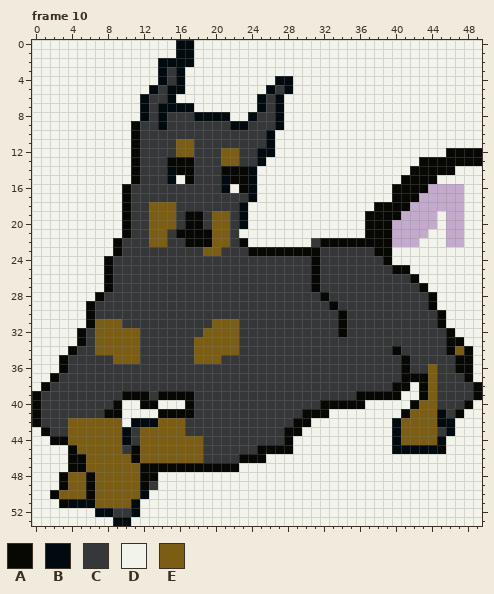
Two states of a animated GIF sprite, front/public/강아지/5 스테이지 강아지.gif. Above: the version before the commit.
The file is 50x54 pixels, 11 frames. Shown: frame 10. The commit also changed other frames, which this record leaves out.
Palette (. is transparent): A #070704  B #010a0f  C #353738  D #f2f3ea  E #7b5e13
Pixels before, frame 10 (only the part around the change), first column x 0:
 0 DDDDDDDDDDDDDDDDBBDDDDDDDDDDDDDDDDDDDDDDDDDDDDDDDD
 1 DDDDDDDDDDDDDDDDBBDDDDDDDDDDDDDDDDDDDDDDDDDDDDDDDD
 2 DDDDDDDDDDDDDDBBBBDDDDDDDDDDDDDDDDDDDDDDDDDDDDDDDD
 3 DDDDDDDDDDDDDDBCBDDDDDDDDDDDDDDDDDDDDDDDDDDDDDDDDD
 4 DDDDDDDDDDDDDDBCBDDDDDDDDDDBBDDDDDDDDDDDDDDDDDDDDD
 5 DDDDDDDDDDDDDBCBBDDDDDDDDDBCBDDDDDDDDDDDDDDDDDDDDD
 6 DDDDDDDDDDDDBCCBDDDDDDDDDBCBDDDDDDDDDDDDDDDDDDDDDD
 7 DDDDDDDDDDDDBCBBBBDDDDDDDBCBDDDDDDDDDDDDDDDDDDDDDD
 8 DDDDDDDDDDDDBCBCCCBBBBDDBCCBDDDDDDDDDDDDDDDDDDDDDD
 9 DDDDDDDDDDDACCBCCCCCCCBBCCCBDDDDDDDDDDDDDDDDDDDDDD
10 DDDDDDDDDDDACCCCCCCCCCCCCCBDDDDDDDDDDDDDDDDDDDDDDD
11 DDDDDDDDDDDACCCCEECCCCCCCCBDDDDDDDDDDDDDDDDDDDDDDD
12 DDDDDDDDDDDACCCCEECCCEECCBBDDDDDDDDDDDDDDDDDDDAAAA
13 DDDDDDDDDDDACCCAAACCCEECCBDDDDDDDDDDDDDDDDDAAAAAAA
14 DDDDDDDDDDDACCCBAACCCAAABDDDDDDDDDDDDDDDDDAAAAADDD
15 DDDDDDDDDDDACCCBDACCCBAABDDDDDDDDDDDDDDDDAAAADDDDD
16 DDDDDDDDDDACCCCCCCCCCBDABDDDDDDDDDDDDDDDAAAA....DD
17 DDDDDDDDDDACCCCCCCCCCCCCBDDDDDDDDDDDDDDDAAA.....DD
18 DDDDDDDDDDACCEEECCCCCCCBDDDDDDDDDDDDDDAAAA......DD
19 DDDDDDDDDDACCEEECAACEECBDDDDDDDDDDDDDAAAA....D..DD
20 DDDDDDDDDDACCEEECAACEECBDDDDDDDDDDDDDAAA.....D..DD
21 DDDDDDDDDDACCEECAAAAEECDDDDDDDDDDDDDDAAA....DD..DD
22 DDDDDDDDDACCCEECCAAAEECADDDDDDDCAAAAAAAA...DDD..DD
23 DDDDDDDDDACCCCCCCCCEECCCAAAAAAAACCCCCCAADDDDDDDDDD
24 DDDDDDDDACCCCCCCCCCCCCCCCCCCCCCACCCCCCCADDDDDDDDDD
25 DDDDDDDDACCCCCCCCCCCCCCCCCCCCCCACCCCCCCCAADDDDDDDD
26 DDDDDDDDACCCCCCCCCCCCCCCCCCCCCCACCCCCCCCCCADDDDDDD
27 DDDDDDDDACCCCCCCCCCCCCCCCCCCCCCACCCCCCCCCCCADDDDDD
28 DDDDDDDACCCCCCCCCCCCCCCCCCCCCCCCACCCCCCCCCCCADDDDD
29 DDDDDDACCCCCCCCCCCCCCCCCCCCCCCCCCACCCCCCCCCCADDDDD
30 DDDDDDACCCCCCCCCCCCCCCCCCCCCCCCCCCACCCCCCCCCCADDDD
31 DDDDDDAEEECCCCCCCCCCEEECCCCCCCCCCCACCCCCCCCCCADDDD
32 DDDDDACEEEEECCCCCCCEEEECCCCCCCCCCCACCCCCCCCCCCADDD
33 DDDDDACEEEEECCCCCCEEEEECCCCCCCCCCCCCCCCCCCCCCCAADD
34 DDDDACCEEEEECCCCCCEEEEECCCCCCCCCCCCCCCCCACCCCCAEAD
35 DDDACCCCCEEECCCCCCEEECCCCCCCCCCCCCCCCCCCCACCCCCAAD
36 DDDACCCCCCCCCCCCCCCCCCCCCCCCCCCCCCCCCCCCCACCECCAAD
37 DDACCCCCCCCCCCCCCCCCCCCCCCCCCCCCCCCCCCCCCAAAECCCAD
38 DACCCCCCCCCCCCCCCCCCCCCCCCCCCCCCCCCCCCCCAADAECCCCA
39 ACCCCCCCCCAAACAAAACCCCCCCCCCCCCCCCCCAAAAADDAECCCCA
40 ACCCCCCCCADDAADDDACCCCCCCCCCCCCCAAAAADDDDDAEECCCAD
41 ACCCCCCCAADDDDAAAACCCCCCCCCCCCAAADDDDDDDDAEEEBCADD
42 ACCCEEEEEEDBBBEEECCCCCCCCCCCCAADDDDDDDDDBEEEEBBDDD
43 DACCEEEEEEBCEEEEECCCCCCCCCCCAADDDDDDDDDDBEEEECBDDD
44 DDAAEEEEEEBCEEEEEEECCCCCCCCCADDDDDDDDDDDBEEEEBDDDD
45 DDDDAEEEEECAEEEEEEECCCCCCAAAADDDDDDDDDDDBBBBBADDDD
46 DDDDAAEEEEEAEEEEEEECCCCAAADDDDDDDDDDDDDDDDDDDDDDDD
47 DDDDAAEEEEEEAAAAAAAAAAADDDDDDDDDDDDDDDDDDDDDDDDDDD
48 DDDAEEAEEEEEAADDDDDDDDDDDDDDDDDDDDDDDDDDDDDDDDDDDD
49 DDDAEEAEEEEEACDDDDDDDDDDDDDDDDDDDDDDDDDDDDDDDDDDDD
50 DDAEEEAEEEEEBDDDDDDDDDDDDDDDDDDDDDDDDDDDDDDDDDDDDD
51 DDDABBBEEEEBDDDDDDDDDDDDDDDDDDDDDDDDDDDDDDDDDDDDDD
52 DDDDDDDBBCCBDDDDDDDDDDDDDDDDDDDDDDDDDDDDDDDDDDDDDD
53 DDDDDDDDDBBDDDDDDDDDDDDDDDDDDDDDDDDDDDDDDDDDDDDDDD
After:
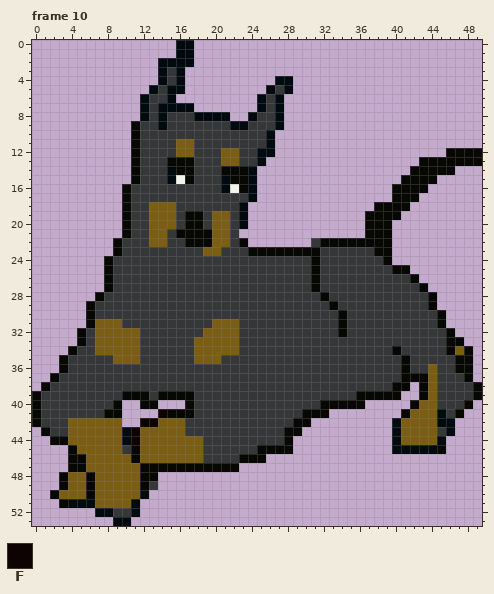
Colours new in this view: F #0d0303
The edit:
Frame 10:
y 0..1: x 0..15 DDDDDDDDDDDDDDDD -> ................; x 18..49 DDDDDDDDDDDDDDDDDDDDDDDDDDDDDDDD -> ................................
y 2: x 0..13 DDDDDDDDDDDDDD -> ..............; x 18..49 DDDDDDDDDDDDDDDDDDDDDDDDDDDDDDDD -> ................................
y 3: x 0..13 DDDDDDDDDDDDDD -> ..............; x 17..49 DDDDDDDDDDDDDDDDDDDDDDDDDDDDDDDDD -> .................................
y 4: x 0..13 DDDDDDDDDDDDDD -> ..............; x 17..26 DDDDDDDDDD -> ..........; x 29..49 DDDDDDDDDDDDDDDDDDDDD -> .....................
y 5: x 0..12 DDDDDDDDDDDDD -> .............; x 17..25 DDDDDDDDD -> .........; x 29..49 DDDDDDDDDDDDDDDDDDDDD -> .....................
y 6: x 0..11 DDDDDDDDDDDD -> ............; x 16..24 DDDDDDDDD -> .........; x 28..49 DDDDDDDDDDDDDDDDDDDDDD -> ......................
y 7: x 0..11 DDDDDDDDDDDD -> ............; x 18..24 DDDDDDD -> .......; x 28..49 DDDDDDDDDDDDDDDDDDDDDD -> ......................
y 8: x 0..11 DDDDDDDDDDDD -> ............; x 22..23 DD -> ..; x 28..49 DDDDDDDDDDDDDDDDDDDDDD -> ......................
y 9: x 0..10 DDDDDDDDDDD -> ...........; x 28..49 DDDDDDDDDDDDDDDDDDDDDD -> ......................
y 10..11: x 0..10 DDDDDDDDDDD -> ...........; x 27..49 DDDDDDDDDDDDDDDDDDDDDDD -> .......................
y 12: x 0..10 DDDDDDDDDDD -> ...........; x 27..45 DDDDDDDDDDDDDDDDDDD -> ...................
y 13: x 0..10 DDDDDDDDDDD -> ...........; x 26..42 DDDDDDDDDDDDDDDDD -> .................
y 14: x 0..10 DDDDDDDDDDD -> ...........; x 25..41 DDDDDDDDDDDDDDDDD -> .................; x 47..49 DDD -> ...
y 15: x 0..10 DDDDDDDDDDD -> ...........; x 25..40 DDDDDDDDDDDDDDDD -> ................; x 45..49 DDDDD -> .....
y 16..17: x 0..9 DDDDDDDDDD -> ..........; x 25..39 DDDDDDDDDDDDDDD -> ...............; x 48..49 DD -> ..
y 18: x 0..9 DDDDDDDDDD -> ..........; x 24..37 DDDDDDDDDDDDDD -> ..............; x 48..49 DD -> ..
y 19..20: x 0..9 DDDDDDDDDD -> ..........; x 24..36 DDDDDDDDDDDDD -> .............; x 45 D -> .; x 48..49 DD -> ..
y 21: x 0..9 DDDDDDDDDD -> ..........; x 23..36 DDDDDDDDDDDDDD -> ..............; x 44..45 DD -> ..; x 48..49 DD -> ..
y 22: x 0..8 DDDDDDDDD -> .........; x 24..30 DDDDDDD -> .......; x 43..45 DDD -> ...; x 48..49 DD -> ..
y 23: x 0..8 DDDDDDDDD -> .........; x 40..49 DDDDDDDDDD -> ..........
y 24: x 0..7 DDDDDDDD -> ........; x 40..49 DDDDDDDDDD -> ..........
y 25: x 0..7 DDDDDDDD -> ........; x 42..49 DDDDDDDD -> ........
y 26: x 0..7 DDDDDDDD -> ........; x 43..49 DDDDDDD -> .......
y 27: x 0..7 DDDDDDDD -> ........; x 44..49 DDDDDD -> ......
y 28: x 0..6 DDDDDDD -> .......; x 45..49 DDDDD -> .....
y 29: x 0..5 DDDDDD -> ......; x 45..49 DDDDD -> .....
y 30..31: x 0..5 DDDDDD -> ......; x 46..49 DDDD -> ....
y 32: x 0..4 DDDDD -> .....; x 47..49 DDD -> ...
y 33: x 0..4 DDDDD -> .....; x 48..49 DD -> ..
y 34: x 0..3 DDDD -> ....; x 49 D -> .
y 35..36: x 0..2 DDD -> ...; x 49 D -> .
y 37: x 0..1 DD -> ..; x 49 D -> .
y 38: x 0 D -> .; x 42 D -> .
y 39: x 41..42 DD -> ..
y 40: x 10..11 DD -> ..; x 14..16 DDD -> ...; x 37..41 DDDDD -> .....; x 49 D -> .
y 41: x 10..14 DDDDA -> ....F; x 33..40 DDDDDDDD -> ........; x 48..49 DD -> ..
y 42: x 10..13 DBBB -> ..FF; x 31..39 DDDDDDDDD -> .........; x 47..49 DDD -> ...
y 43: x 0 D -> .; x 11 C -> F; x 30..39 DDDDDDDDDD -> ..........; x 47..49 DDD -> ...
y 44: x 0..1 DD -> ..; x 11 C -> F; x 29..39 DDDDDDDDDDD -> ...........; x 46..49 DDDD -> ....
y 45: x 0..3 DDDD -> ....; x 29..39 DDDDDDDDDDD -> ...........; x 46..49 DDDD -> ....
y 46: x 0..3 DDDD -> ....; x 26..49 DDDDDDDDDDDDDDDDDDDDDDDD -> ........................
y 47: x 0..3 DDDD -> ....; x 23..49 DDDDDDDDDDDDDDDDDDDDDDDDDDD -> ...........................
y 48..49: x 0..2 DDD -> ...; x 14..49 DDDDDDDDDDDDDDDDDDDDDDDDDDDDDDDDDDDD -> ....................................
y 50: x 0..1 DD -> ..; x 13..49 DDDDDDDDDDDDDDDDDDDDDDDDDDDDDDDDDDDDD -> .....................................
y 51: x 0..2 DDD -> ...; x 12..49 DDDDDDDDDDDDDDDDDDDDDDDDDDDDDDDDDDDDDD -> ......................................
y 52: x 0..6 DDDDDDD -> .......; x 12..49 DDDDDDDDDDDDDDDDDDDDDDDDDDDDDDDDDDDDDD -> ......................................
y 53: x 0..8 DDDDDDDDD -> .........; x 11..49 DDDDDDDDDDDDDDDDDDDDDDDDDDDDDDDDDDDDDDD -> .......................................
Changed places in both pictures, as pixel boxes (x1, y1, x2, y2):
changed: (32, 40, 482, 526)
